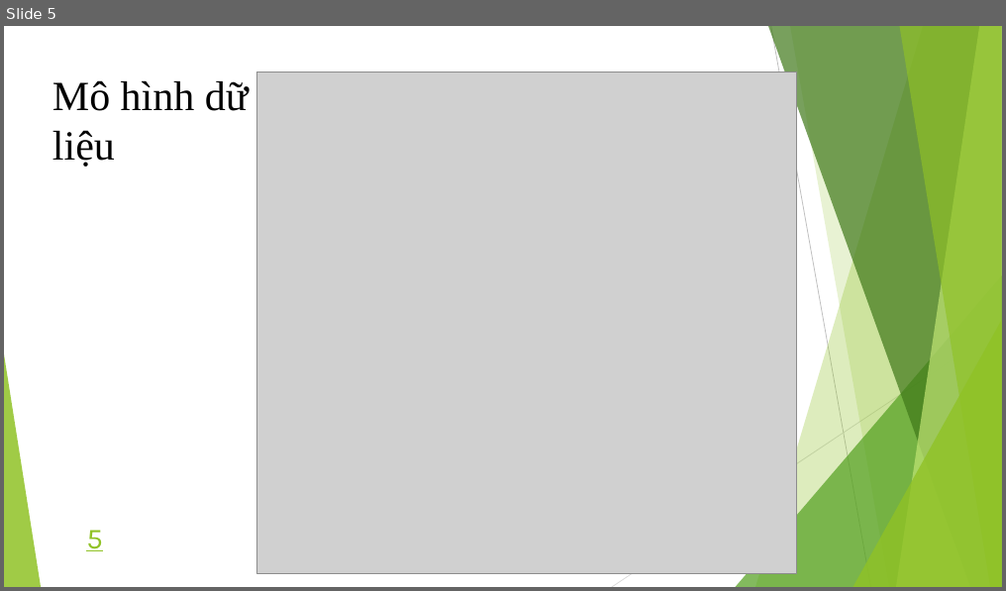
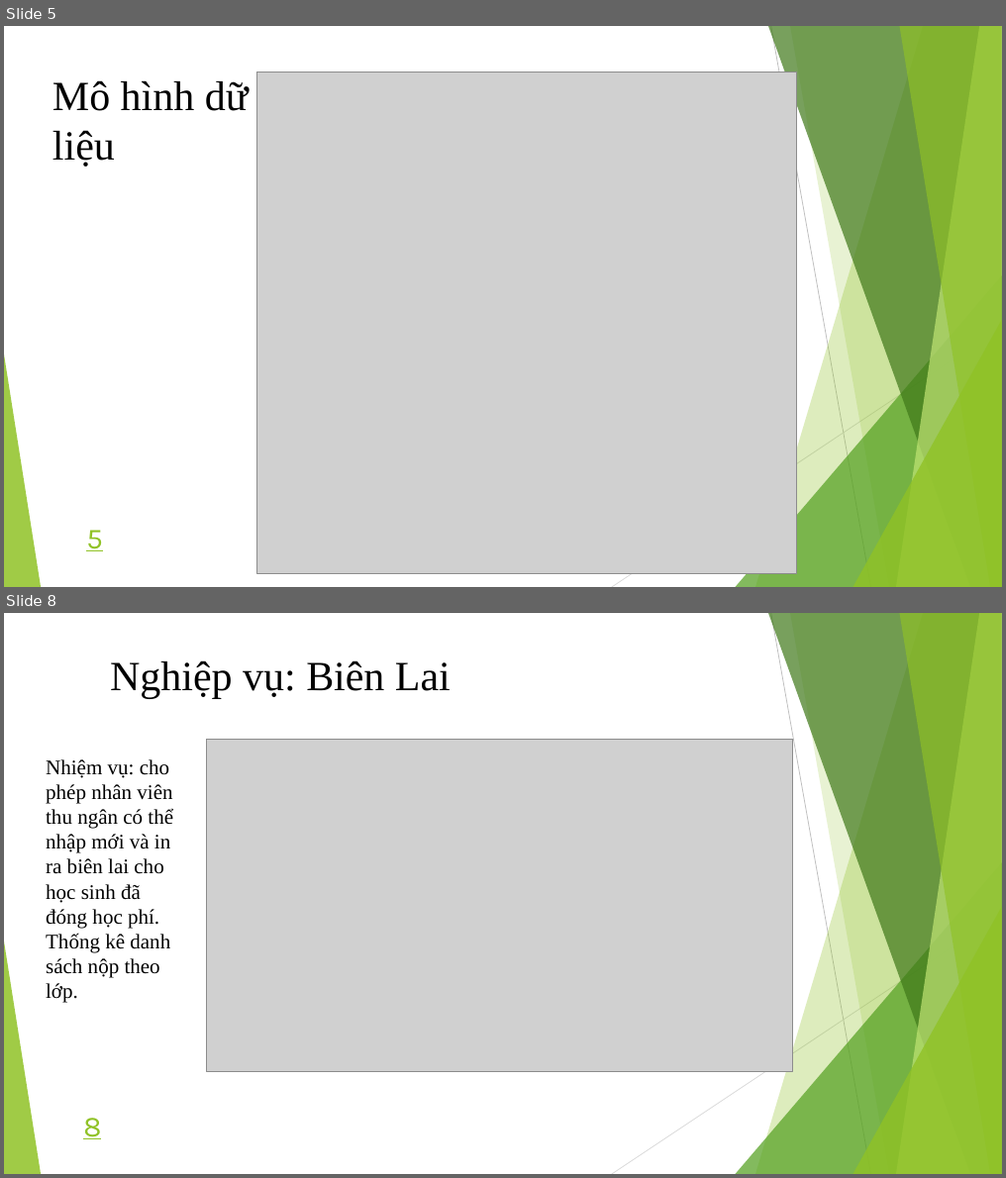
Before and after one commit to BuiMinhHieu/BaiTapTotNgiep, a slide deck: slie thuyet trinh.pptx. Shown one above the other, each under a label of ours: slide 5 before the commit, slides 5 and 8 after it; the slides between them are not shown. The pictures are 1006x591 and 1006x1178 pixels, drawn with LibreOffice and Linux fonts; fonts in the diff are those of the drawing; grey boxes stand for pictures. Boxes give left, top, right and bottom in pixels: in the first picture for what was removed or moved away, otherwise in the second. Text is boxed around its words. In the diff, an @@ line names an element or a change of style, - is before the commit and + after.

```diff
--- a/slie thuyet trinh.pptx
+++ b/slie thuyet trinh.pptx
@@ slide 8 added at bbox=[4, 613, 1002, 1174], background #FFFFFF; not listed: 10 template elements that a slide beside it also shows @@
@@ text added at bbox=[110, 661, 450, 699], 40 pt, text #000000 @@
+Nghiệp vụ: Biên Lai
@@ text added at bbox=[46, 760, 173, 1003], 20 pt, text #000000 @@
+Nhiệm vụ: cho phép nhân viên thu ngân có thể nhập mới và in ra biên lai cho học sinh đã đóng học phí. Thống kê danh sách nộp theo lớp.
@@ picture added at bbox=[207, 739, 793, 1072] @@
@@ page number added at bbox=[83, 1118, 101, 1140], 28 pt, text #90C226, underline @@
+8
```
Also in this commit, not shown: 1 slide changed, 3 other slides added, 7 other files.
